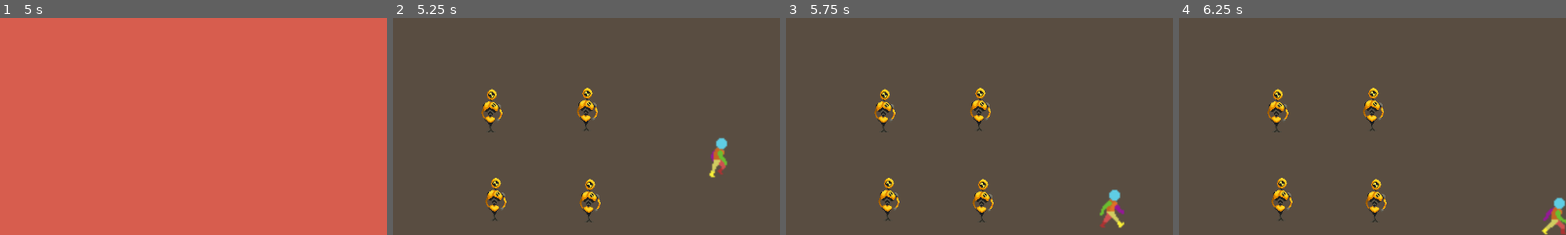
Above: before the commit, frames 1-4 (left to right).
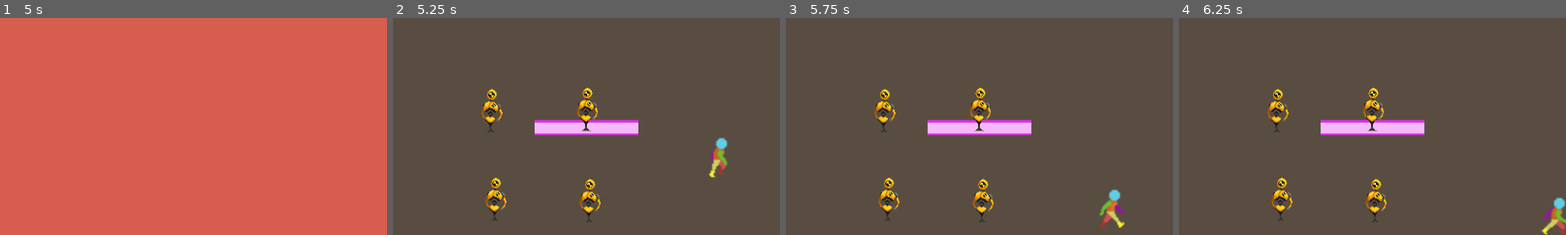
Above: after the commit, the same moments.

Repository: JuaniCargnel/Proyecto_Final_ProgIII
Game: Godot game, scene res://Escenas/pantallaPrincipal.tscn
The game is run twice, just before and just after one commit, with the same random seed, the same clock (stepped at 60 frames per second) and the same inputs.
Inputs (mouse positions are % of the whole screen's width and height, from its top left):
- Up to frame 1 (5 s): tap Enter at 0.5, 2, 3.5 s; move the mouse to (72, 45) at 0.52 s; hold Right (Right) 0.53-1.28 s; hold Shift (Correr) 0.53-1.28 s; tap Space at 1.25, 2.75, 4.25 s; move the mouse to (30, 55) at 1.27 s; hold Down (Down) 1.28-2.03 s; click (30, 55) at 1.35 s; move the mouse to (60, 28) at 2.02 s; hold Right (Right) 2.03-2.78 s; hold Right mouse button (GolpeB) 2.03-2.78 s; move the mouse to (45, 70) at 2.77 s; hold Up (Up) 2.78-3.53 s; tap 1 (Hands) at 2.85 s; move the mouse to (80, 65) at 3.52 s; hold Q (Roll) 3.53-4.28 s; hold Left (Left) from 3.53 s (still down); move the mouse to (20, 35) at 4.27 s; tap 2 (Sword) at 4.35 s
- Up to frame 2 (5.25 s): move the mouse to (55, 50) at 5.02 s; release Left (Left) at 5.03 s; hold Down (Down) from 5.03 s (still down); hold Tab (Tab) from 5.03 s (still down)
- Up to frame 3 (5.75 s): keep holding Down (Down); keep holding Tab (Tab)
- Up to frame 4 (6.25 s): move the mouse to (35, 25) at 5.77 s; release Down (Down) at 5.78 s; release Tab (Tab) at 5.78 s; hold Right (Right) from 5.78 s (still down); tap Shift (Correr) at 5.85 s
The pictures show only the part of the screen within x 19-69%, y 24-74%; the shares and areas given below are measured in that part.

Frame 1 is identical in both runs. In frame 2, 1.9% of the frame differs, in the area x 36-64%, y 46-55%; in frame 3, 1.9%; in frame 4, 1.9%.

Commit message:
Update 0.1.2

Diff:
--- a/Escenas/Dummy.tscn
+++ b/Escenas/Dummy.tscn
@@ -61,10 +61,12 @@
 animation = &"dummy"
 
 [node name="CollisionShape2D" type="CollisionShape2D" parent="."]
+visible = false
 position = Vector2(-0.5, 0)
 shape = SubResource("RectangleShape2D_0mpdk")
 
 [node name="AreaDummy" type="Area2D" parent="."]
+visible = false
 position = Vector2(-2, -16)
 
 [node name="CollisionShape2D" type="CollisionShape2D" parent="AreaDummy"]
@@ -73,6 +75,7 @@
 shape = SubResource("RectangleShape2D_6ygqa")
 
 [node name="HitboxCerca" type="Area2D" parent="."]
+visible = false
 position = Vector2(-2, -16)
 
 [node name="CollisionShape2D" type="CollisionShape2D" parent="HitboxCerca"]
--- a/Escenas/pantallaPrueba.tscn
+++ b/Escenas/pantallaPrueba.tscn
@@ -14,6 +14,27 @@
 offset_bottom = 1096.0
 color = Color(0.34902, 0.301961, 0.254902, 1)
 
+[node name="ColorRect2" type="ColorRect" parent="."]
+offset_left = 217.0
+offset_top = 156.0
+offset_right = 294.0
+offset_bottom = 164.0
+color = Color(0.964706, 0.717647, 0.984314, 1)
+
+[node name="ColorRect3" type="ColorRect" parent="."]
+offset_left = 217.0
+offset_top = 154.0
+offset_right = 294.0
+offset_bottom = 156.0
+color = Color(0.882353, 0.192157, 0.94902, 1)
+
+[node name="ColorRect4" type="ColorRect" parent="."]
+offset_left = 217.0
+offset_top = 164.0
+offset_right = 294.0
+offset_bottom = 165.0
+color = Color(0.882353, 0.192157, 0.94902, 1)
+
 [node name="PersonajePrincipal" parent="." instance=ExtResource("1_lgphv")]
 position = Vector2(353, 182)
 
--- a/Escenas/personajePrincipal.tscn
+++ b/Escenas/personajePrincipal.tscn
@@ -816,8 +816,7 @@
 [node name="Sprite" type="AnimatedSprite2D" parent="."]
 position = Vector2(1, -14)
 sprite_frames = SubResource("SpriteFrames_tq0vl")
-animation = &"swordStab"
-frame = 4
+animation = &"idle"
 
 [node name="Hitbox" type="CollisionShape2D" parent="."]
 position = Vector2(-0.5, 0)
--- a/Scripts/dummy.gd
+++ b/Scripts/dummy.gd
@@ -5,6 +5,12 @@
 
 func _on_dummy_area_entered(area):
 	if area.is_in_group("golpe") and canBeHit:
+		$Sprite.stop()
+		if area.position.x < $AreaDummy.position.x:
+			$Sprite.frame = 2
+		else:
+			$Sprite.frame = 1
+
 		$Sprite.play("dummy")
 	else:
 		pass
--- a/Scripts/main.gd
+++ b/Scripts/main.gd
@@ -1,4 +1,7 @@
 extends Node2D
+
+# Arreglar los golpes para que no se realicen si el personaje se mueve izquierda derecha
+# Agregar las sombras para que los golpes sean mas predecibles
 
 @onready var prueba = get_node("PersonajePrincipal")
 
--- a/project.godot
+++ b/project.godot
@@ -18,6 +18,10 @@
 [display]
 
 window/stretch/scale=2.0
+
+[filesystem]
+
+import/blender/enabled=false
 
 [input]
 
